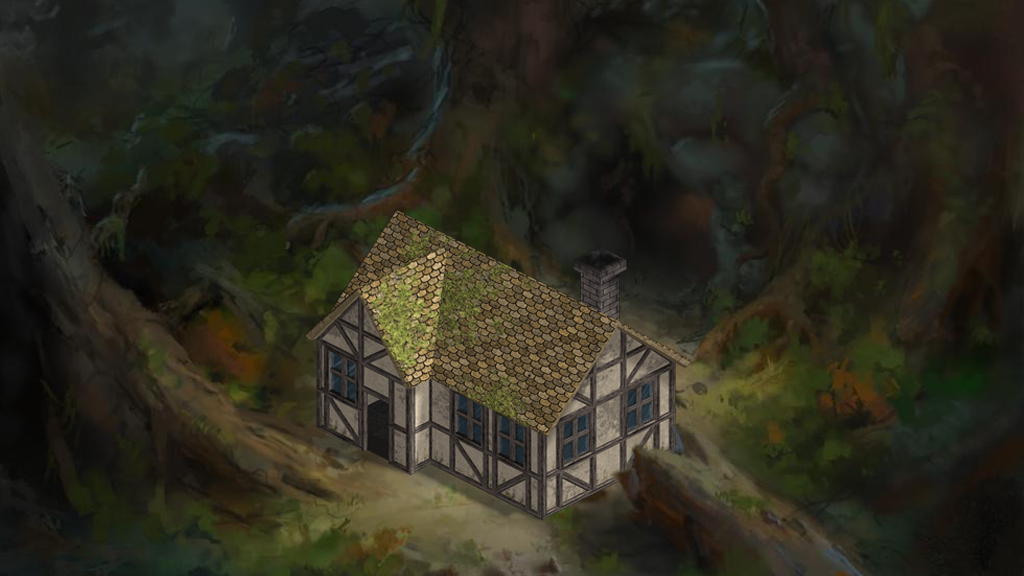
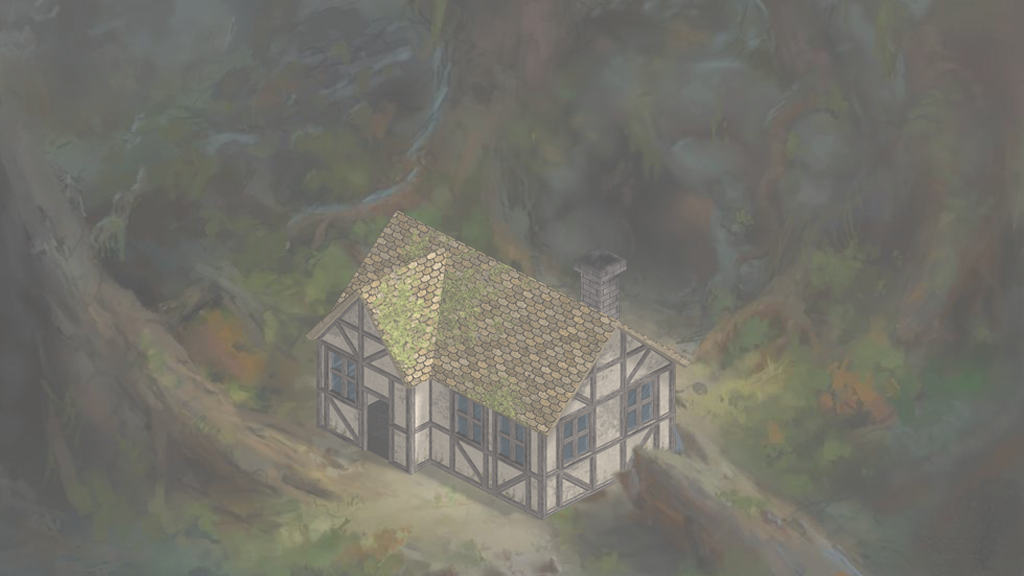
Layer changes from the first 1024x576 image to the second:
renamed "Layer 3" to "Layer 1", opacity 100% → 33%, painted on it over [0, 0, 1024, 576]
renamed "Layer 2" to "Curves 1", painted on it, masked it over [0, 0, 1024, 576]
renamed "Layer 1" to "Levels 1", painted on it, masked it over [0, 0, 1024, 576]
renamed "Layer 3 copy" to "Background", showed it, moved it below "Levels 1", painted on it over [0, 0, 1024, 576]
